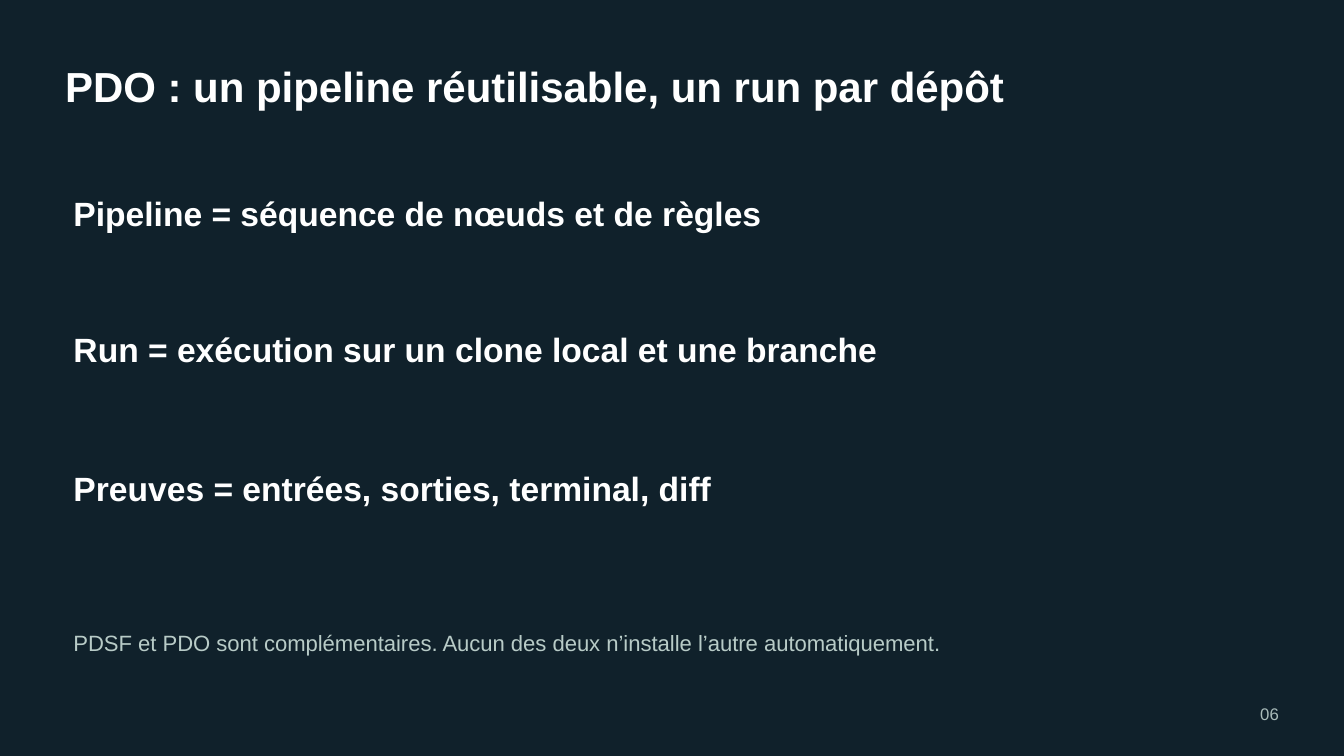
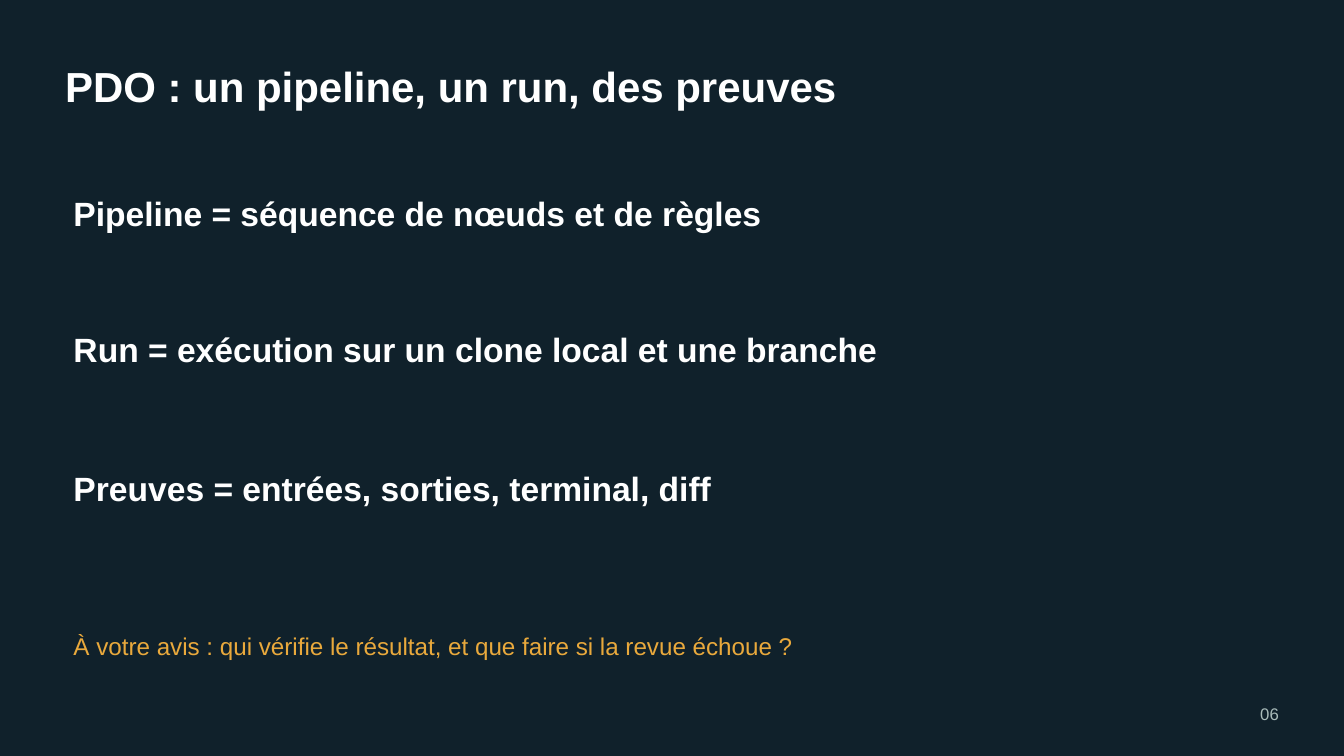
Before and after one commit to Mohamedballouch/radar-ia-casablanca-demo, a slide deck: slide 6 of workshop/slides/atelier-pdsf-pdo-casablanca.pptx. Drawn at 1344x756 pixels with LibreOffice and Linux fonts; fonts in the diff are those of the drawing. Boxes give left, top, right and bottom in pixels: in the first picture for what was removed or moved away, otherwise in the second. Text is boxed around its words. In the diff, an @@ line names an element or a change of style, - is before the commit and + after.

```diff
--- a/workshop/slides/atelier-pdsf-pdo-casablanca.pptx
+++ b/workshop/slides/atelier-pdsf-pdo-casablanca.pptx
@@ text at box(65, 71, 836, 111): text changed @@
-PDO : un pipeline réutilisable, un run par dépôt
+PDO : un pipeline, un run, des preuves
@@ text at box(73, 636, 772, 660): text changed; size 15.8 to 17.2 pt; text colour #B8CBC7 to #E9A93C @@
-PDSF et PDO sont complémentaires. Aucun des deux n’installe l’autre automatiquement.
+À votre avis : qui vérifie le résultat, et que faire si la revue échoue ?
```
Also in this commit, not shown: 10 other slides changed, 1 slide added, 1 slide removed, 2 other files.
